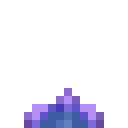
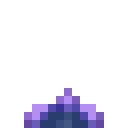
Before/after of a 128px x 128px layered artwork. What changed in the layer stack:
added layer "darken" (multiply, 50%) above "Pasted Layer" over [32, 104, 96, 128]
